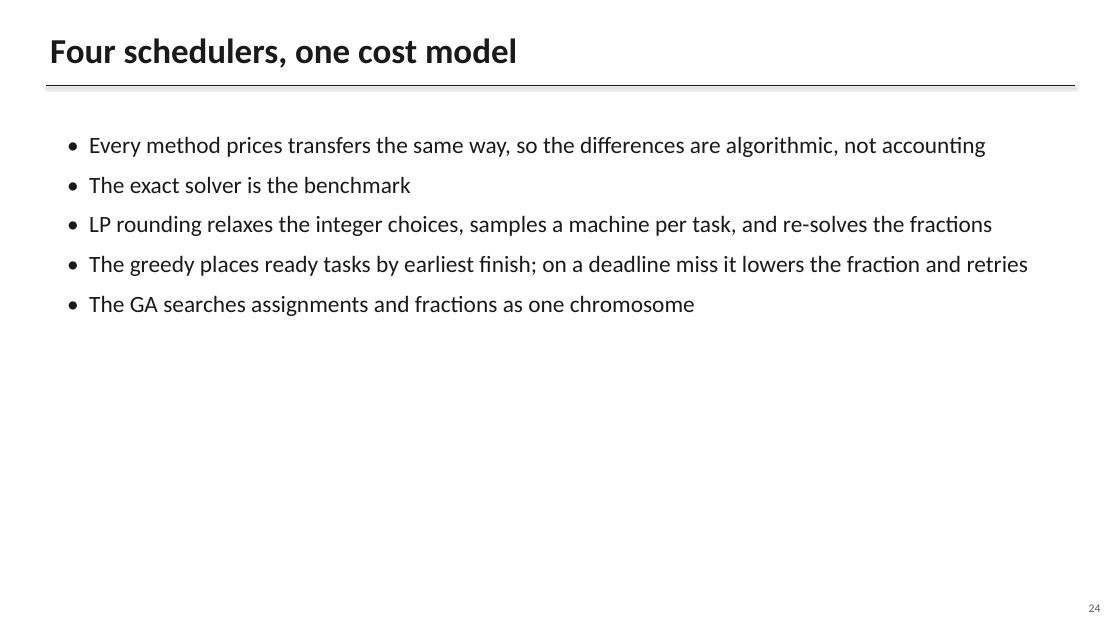
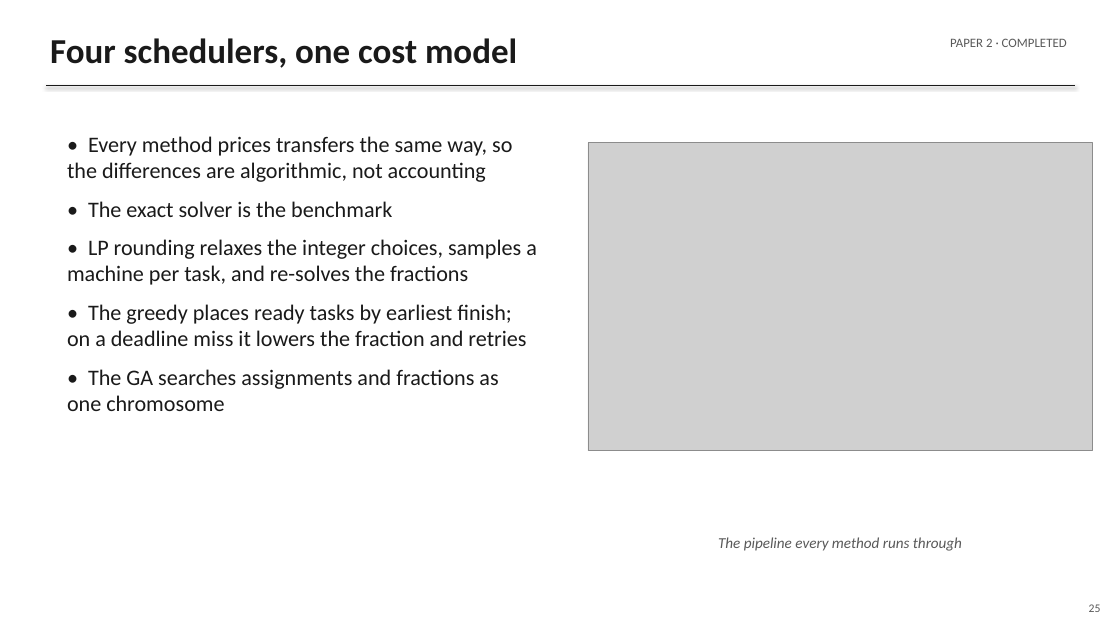
Before and after one commit to gayanigupta/data-aware-scheduling, a slide deck: slide 25 of slides/data-aware-scheduling.pptx (slide 24 before the commit). Drawn at 1120x630 pixels with LibreOffice and Linux fonts; fonts in the diff are those of the drawing; grey boxes stand for pictures. Boxes give left, top, right and bottom in pixels: in the first picture for what was removed or moved away, otherwise in the second. Text is boxed around its words. In the diff, an @@ line names an element or a change of style, - is before the commit and + after.

Commit message:
Restructure proposal deck to proposal-defense organization
- Numbered sections (1-7) with a running section tag on every
  slide so the structure is always visible
- New "Inputs and decisions" slide: a table stating which
  symbols are fixed inputs and which two are decided,
  mirroring the paper abstract
- Failure->repair flow diagram on the Paper 3 scenario slide
- Take-away lines on every experimental and key content slide
- Rewrote method-steps, hypotheses, risks, and conclusion
  slides into complete plain sentences

```diff
--- a/slides/data-aware-scheduling.pptx
+++ b/slides/data-aware-scheduling.pptx
@@ text added at (950,38,1067,47), 11 pt, text #595959 @@
+PAPER 2 · COMPLETED
@@ text "• Every method prices transfers ..." at (67,136,537,411): size 20 to 19 pt @@
@@ picture added at (588,143,1092,451) @@
@@ text added at (718,537,962,551), 13 pt, text #595959, italic @@
+The pipeline every method runs through
@@ text at (1089,604,1101,612): text changed @@
-24
+25
```
Also in this commit, not shown: 45 other slides changed, 1 slide added, 1 other file.
